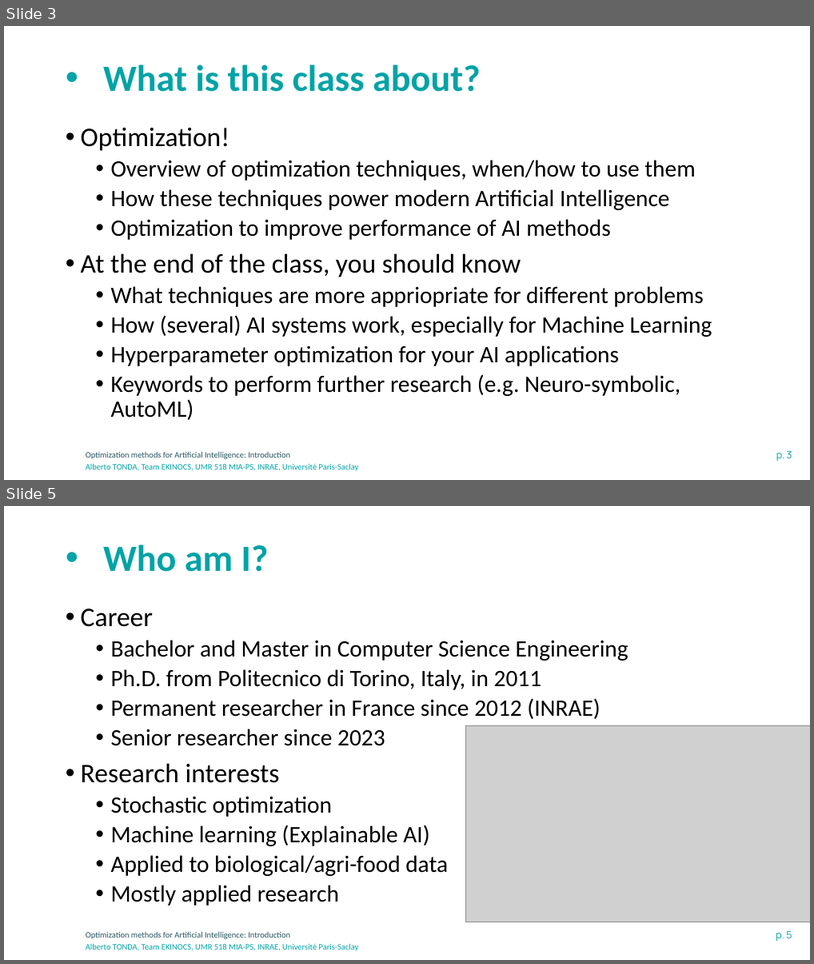
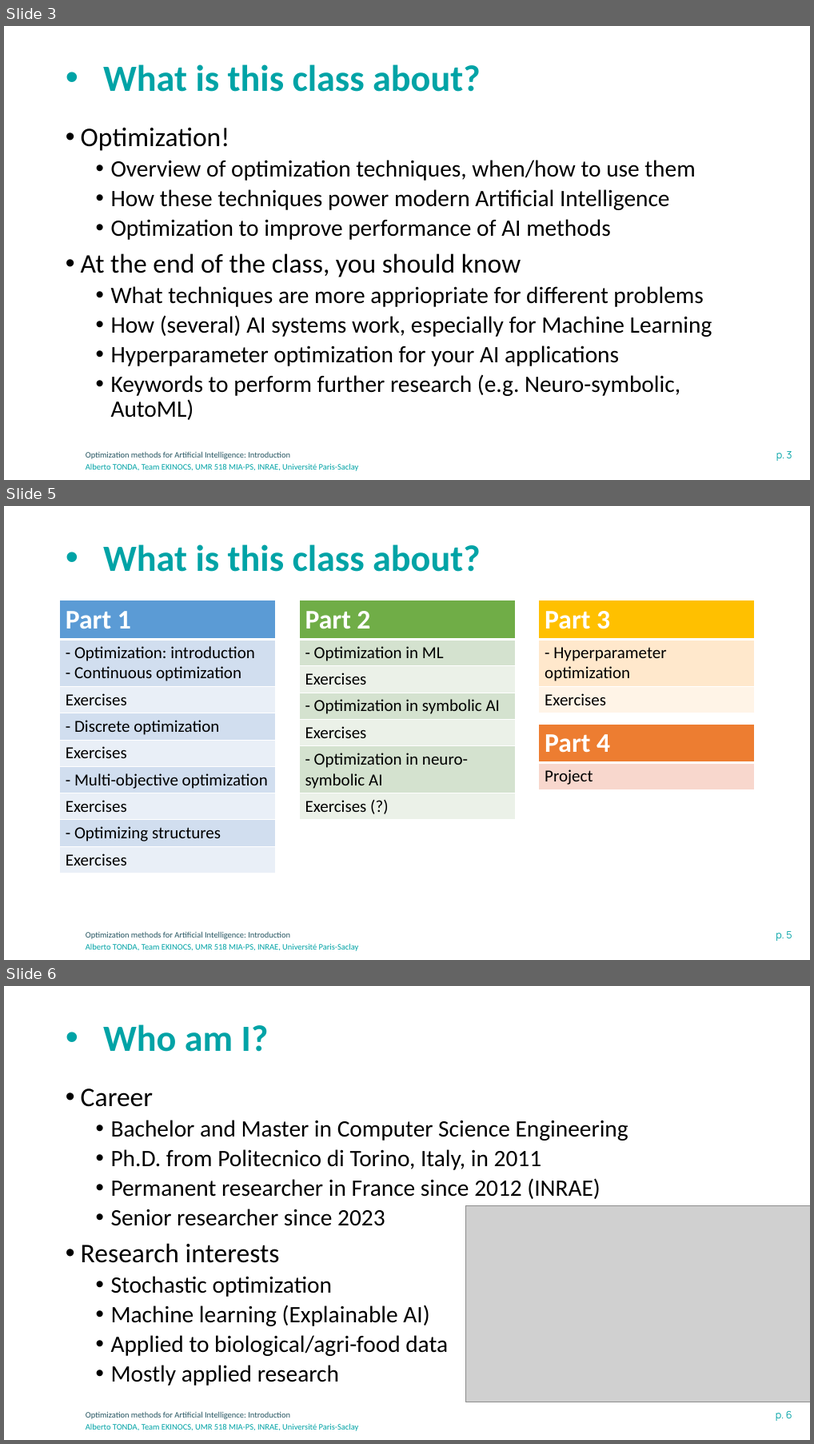
Before and after one commit to albertotonda/teaching, a slide deck: optimization-methods-for-artificial-intelligence/introduction.pptx. Shown one above the other, each under a label of ours: slides 3 and 5 before the commit, slides 3, 5 and 6 after it; the slides between them are not shown. The pictures are 814x964 and 814x1444 pixels, drawn with LibreOffice and Linux fonts; fonts in the diff are those of the drawing; grey boxes stand for pictures; background and template pictures are left out. Boxes give left, top, right and bottom in pixels: in the first picture for what was removed or moved away, otherwise in the second. Text is boxed around its words. In the diff, an @@ line names an element or a change of style, - is before the commit and + after.

```diff
--- a/optimization-methods-for-artificial-intelligence/introduction.pptx
+++ b/optimization-methods-for-artificial-intelligence/introduction.pptx
@@ slide 5 added at bbox=[4, 506, 810, 960], background #FFFFFF; not listed: 3 template elements that a slide beside it also shows @@
@@ title added at bbox=[103, 544, 480, 572], 44 pt, text #00A3A6, bold @@
+• What is this class about?
@@ table added at bbox=[60, 600, 276, 868], 9 rows, 1 columns @@
+Part 1
+- Optimization: introduction / - Continuous optimization
+Exercises
+- Discrete optimization
+Exercises
+- Multi-objective optimization
+Exercises
+- Optimizing structures
+Exercises
@@ table added at bbox=[299, 600, 515, 816], 7 rows, 1 columns @@
+Part 2
+- Optimization in ML
+Exercises
+- Optimization in symbolic AI
+Exercises
+- Optimization in neuro-symbolic AI
+Exercises (?)
@@ table added at bbox=[539, 600, 755, 711], 3 rows, 1 columns @@
+Part 3
+- Hyperparameter optimization
+Exercises
@@ table added at bbox=[539, 724, 755, 788], 2 rows, 1 columns @@
+Part 4
+Project
@@ what was slide 5 is now slide 6 @@
@@ page number at bbox=[776, 1410, 793, 1420]: text changed @@
-p. 5
+p. 6
```
Also in this commit, not shown: 1 slide changed, 2 other files.
